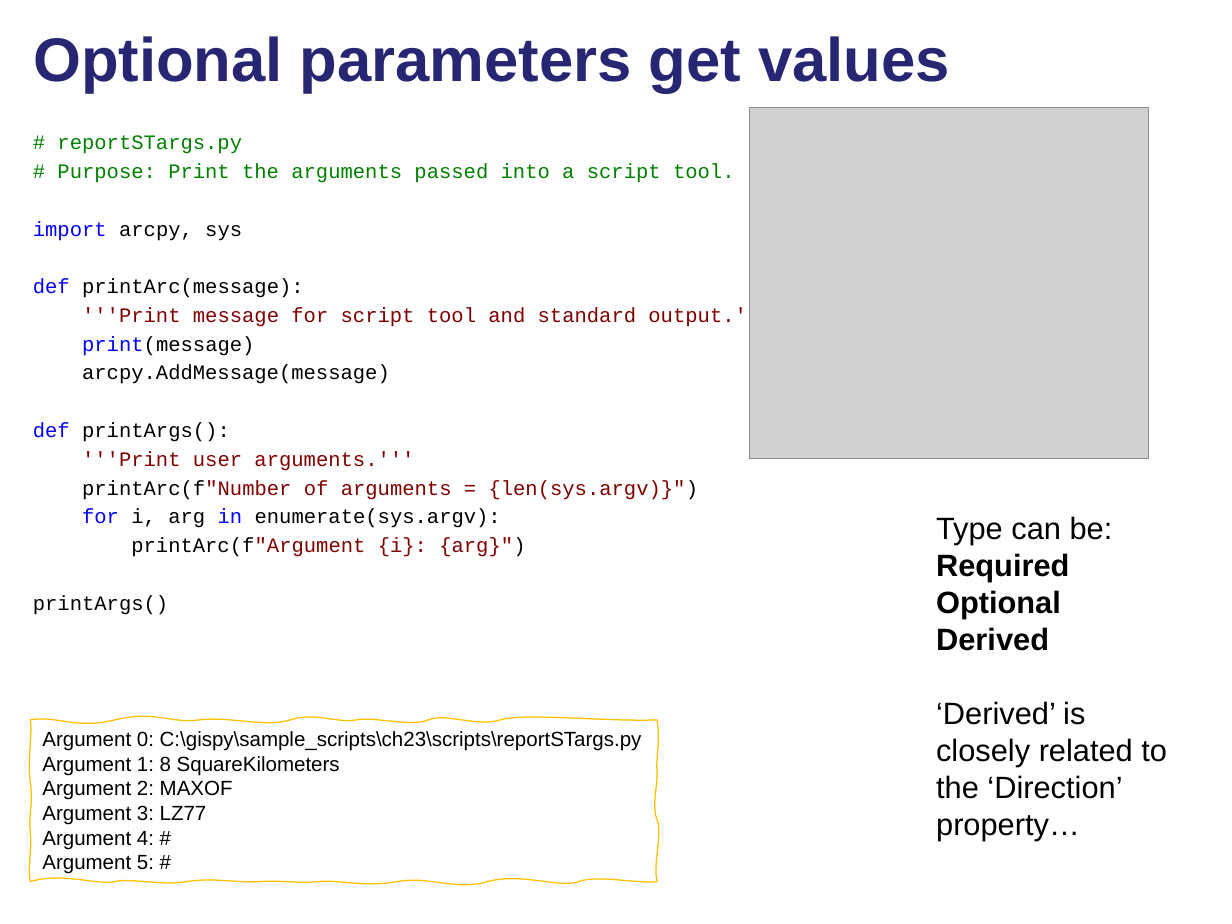
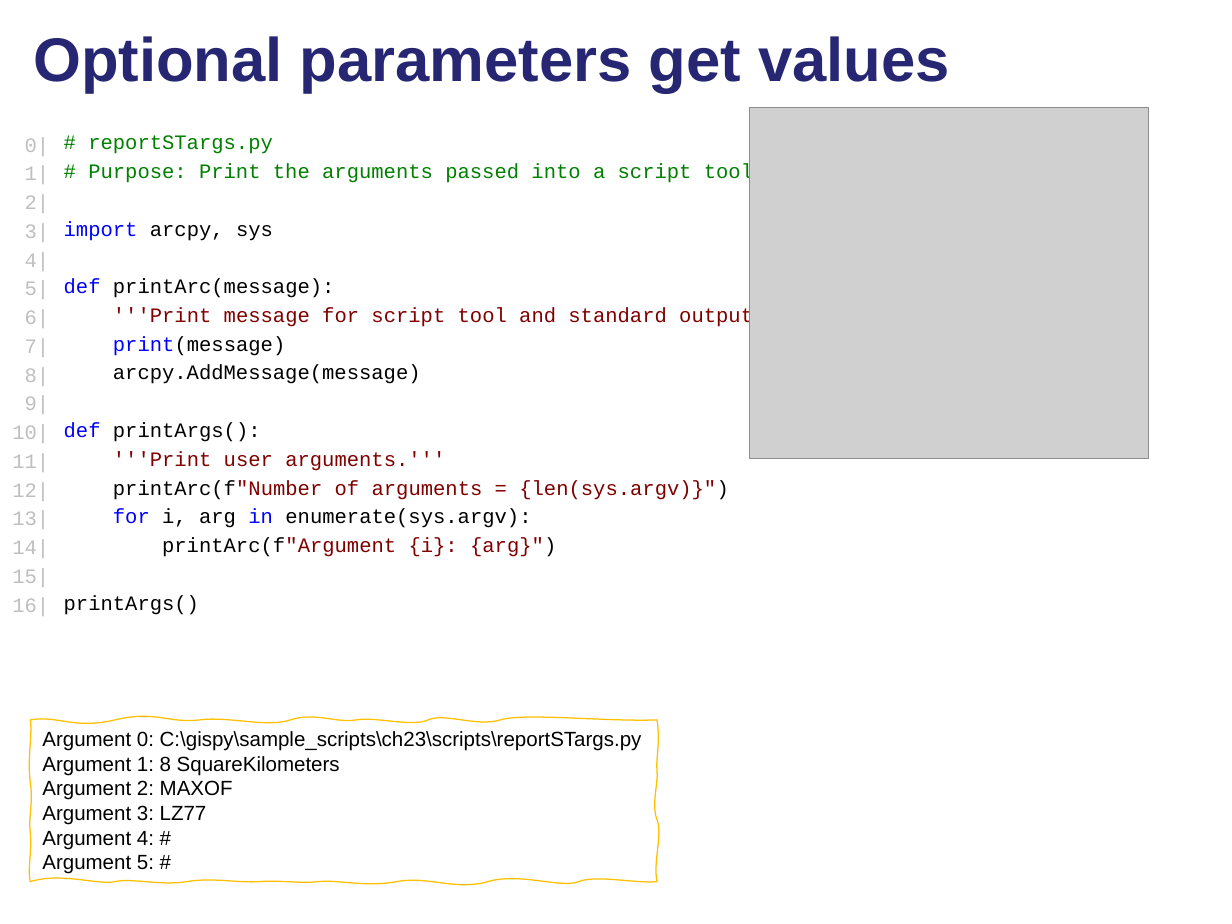
Before and after one commit to lgtateos/gis540, a slide deck: slide 15 of slides/scriptToolParamsPart1.pptx (slide 10 before the commit). Drawn at 1232x924 pixels with LibreOffice and Linux fonts; fonts in the diff are those of the drawing; grey boxes stand for pictures. Boxes give left, top, right and bottom in pixels: in the first picture for what was removed or moved away, otherwise in the second. Text is boxed around its words. In the diff, an @@ line names an element or a change of style, - is before the commit and + after.

```diff
--- a/slides/scriptToolParamsPart1.pptx
+++ b/slides/scriptToolParamsPart1.pptx
@@ text added at (12,137,50,616), 12 pt, text #BFBFBF @@
+0|
+1|
+2|
+3|
+4|
+5|
+6|
+7|
+8|
+9|
+10|
+11|
+12|
+13|
+14|
+15|
+16|
@@ text "# reportSTargs.py": place and size @@
-text "# reportSTargs.py" at (33,135,771,615)
+text "# reportSTargs.py" at (64,135,802,615)
@@ text removed at (936,516,1167,841) @@
-Type can be:
-Required
-Optional
-Derived
-‘Derived’ is closely related to the ‘Direction’ property…
```
Also in this commit, not shown: 10 other slides changed, 15 slides added, 3 slides removed.
